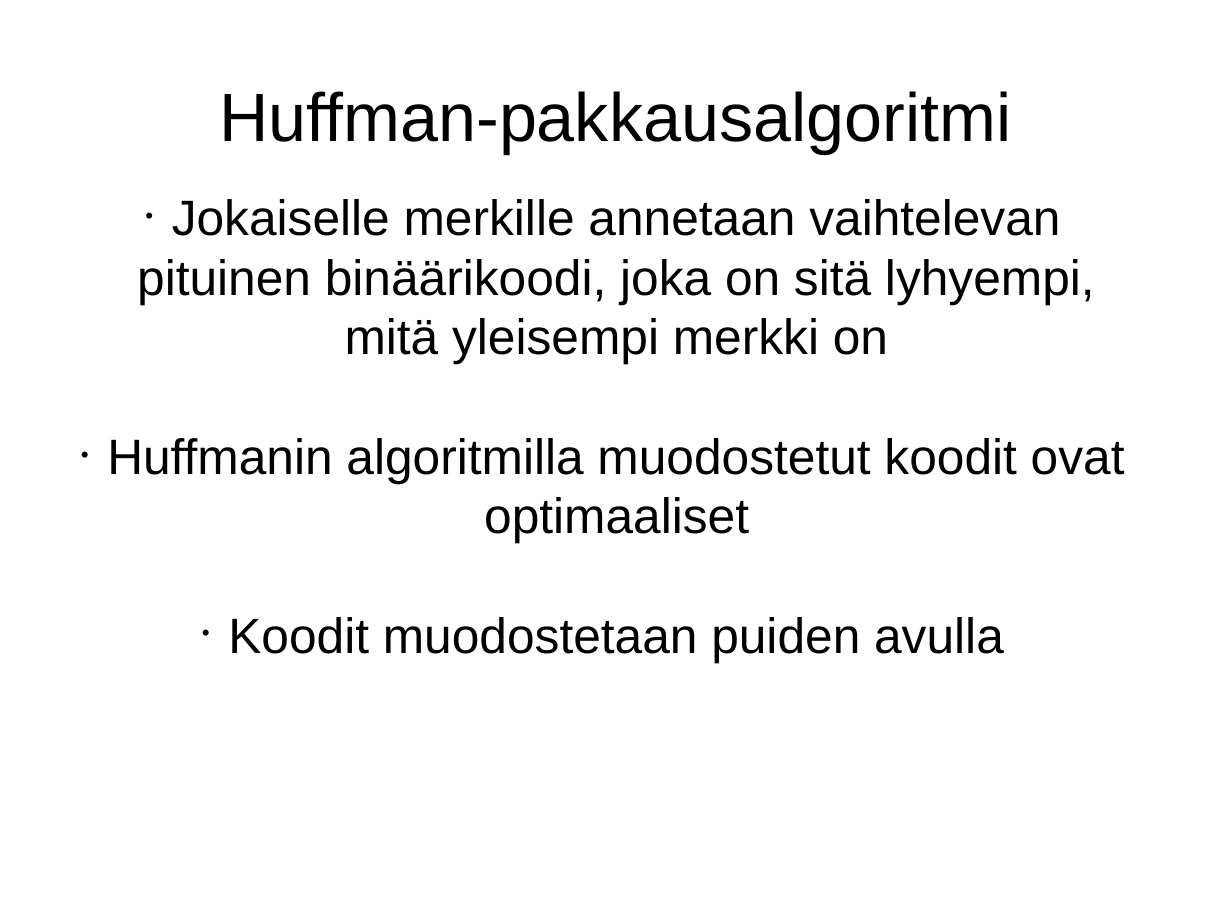
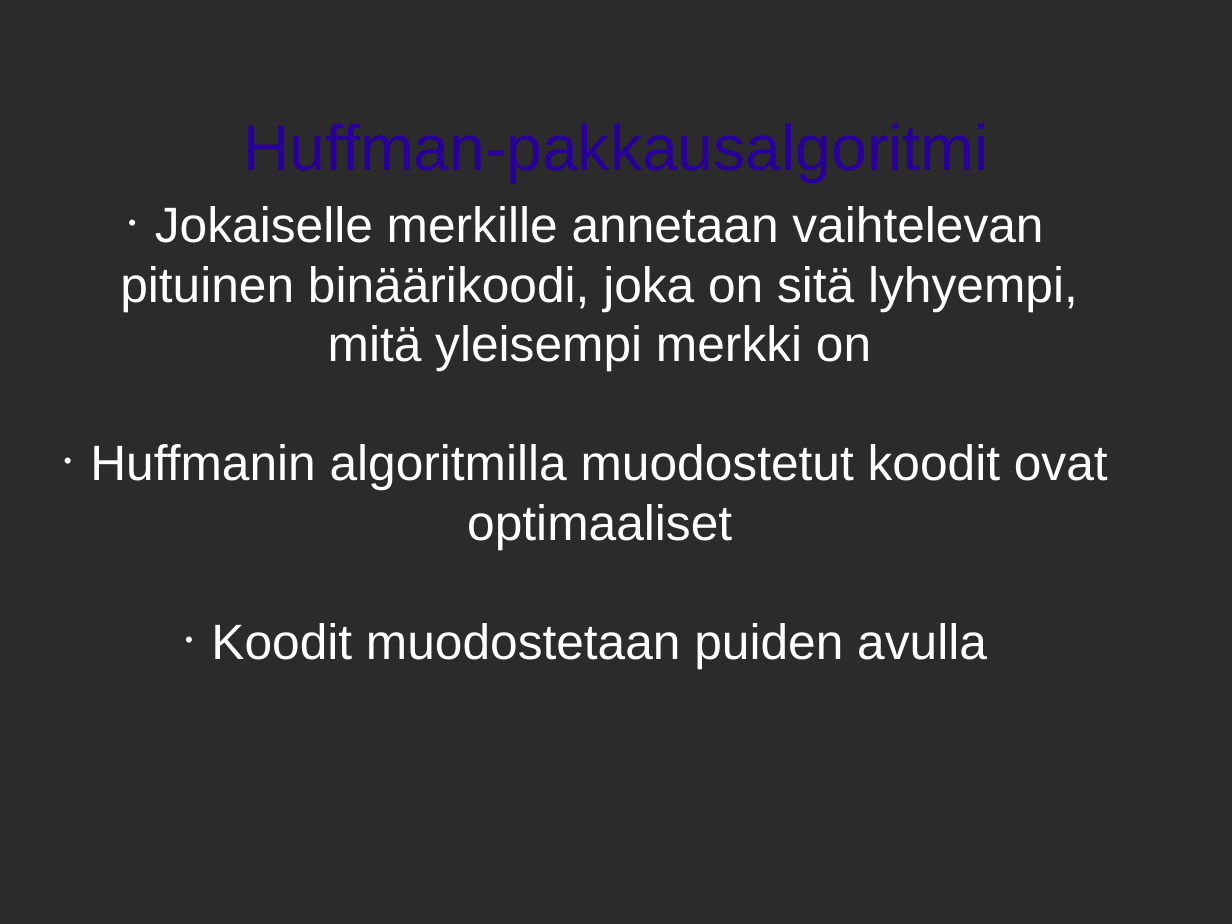
Before and after one commit to tobtobtob/tiralabra, a slide deck: slide 1 of Tiralabra/dokumentaatio/esitys.odp. Drawn at 1232x924 pixels with LibreOffice and Linux fonts; fonts in the diff are those of the drawing; background and template pictures are left out; a plain dark background stands for a picture behind light text. Boxes give left, top, right and bottom in pixels: in the first picture for what was removed or moved away, otherwise in the second. Text is boxed around its words. In the diff, an @@ line names an element or a change of style, - is before the commit and + after.

```diff
--- a/Tiralabra/dokumentaatio/esitys.odp
+++ b/Tiralabra/dokumentaatio/esitys.odp
@@ background #FFFFFF to picture (left out) @@
@@ title "Huffman-pakkausalgoritmi": place and size @@
-title "Huffman-pakkausalgoritmi" at (220,91,1012,153)
+title "Huffman-pakkausalgoritmi" at (243,123,988,182)
@@ title "Huffman-pakkausalgoritmi" at (243,123,988,182): size 44 to 41.4 pt, text colour #000000 to #280099 @@
@@ subtitle "Jokaiselle merkille annetaan vaihtelevan pituinen ...": place and size @@
-subtitle "Jokaiselle merkille annetaan vaihtelevan pituinen ..." at (107,199,1125,662)
+subtitle "Jokaiselle merkille annetaan vaihtelevan pituinen ..." at (90,206,1108,669)
@@ subtitle "Jokaiselle merkille annetaan vaihtelevan pituinen ..." at (90,206,1108,669): text colour #000000 to #FFFFFF; bullet colour #000000 to #FFFFFF @@
```
Also in this commit, not shown: 3 other slides changed, 3 other files.
